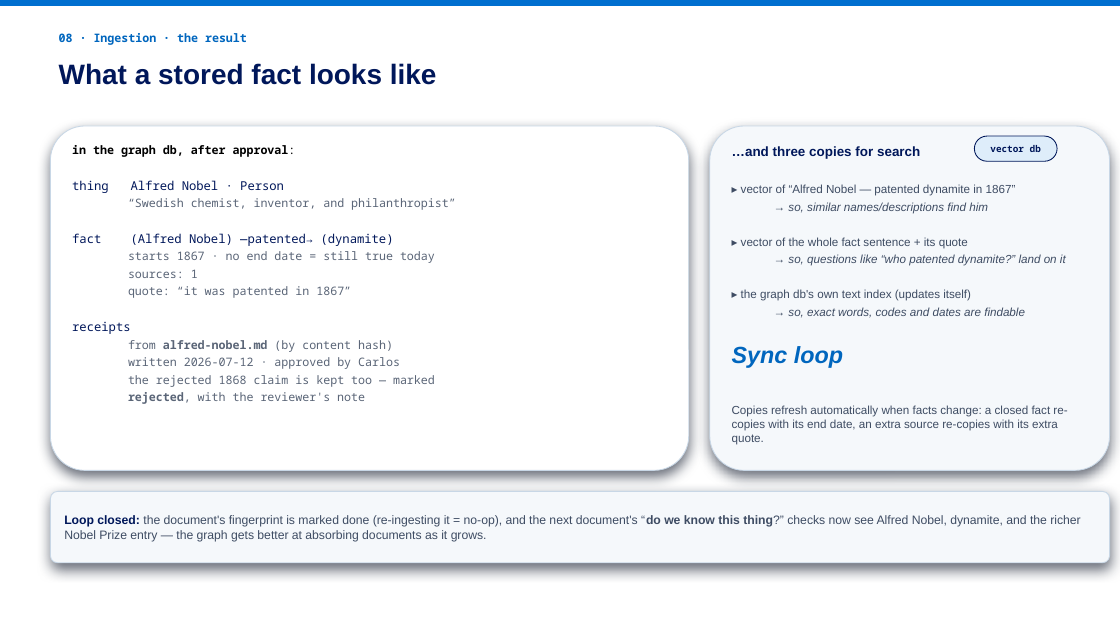
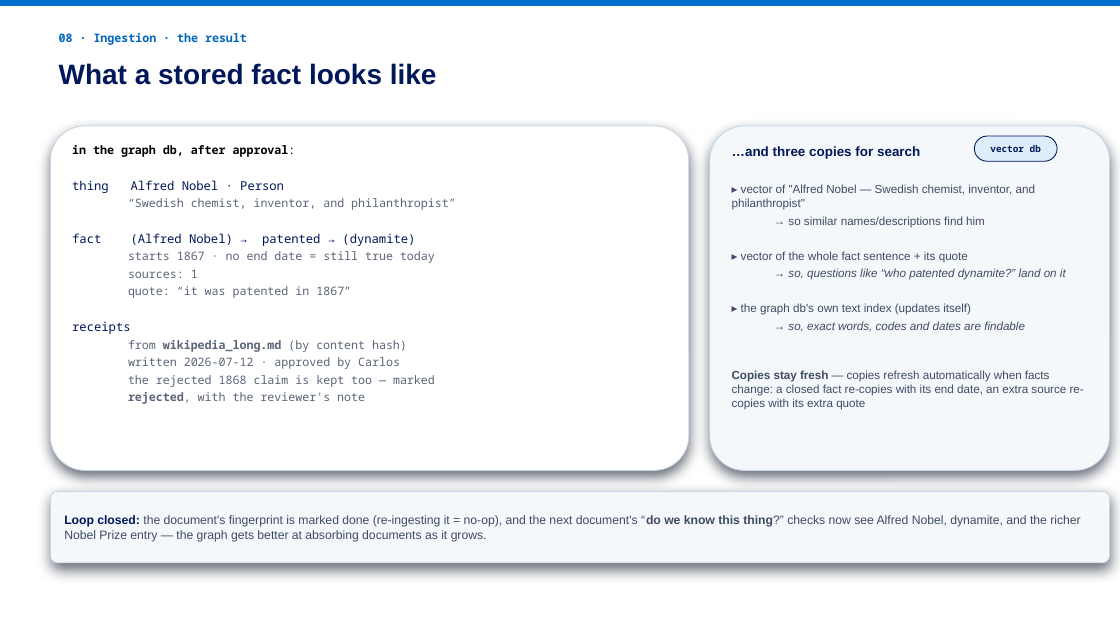
Before and after one commit to clsanc195/ks_ingestion_inference, a slide deck: slide 8 of docs/kgi-database-walkthrough.pptx. Drawn at 1120x630 pixels with LibreOffice and Linux fonts; fonts in the diff are those of the drawing. Boxes give left, top, right and bottom in pixels: in the first picture for what was removed or moved away, otherwise in the second. Text is boxed around its words. In the diff, an @@ line names an element or a change of style, - is before the commit and + after.

```diff
--- a/docs/kgi-database-walkthrough.pptx
+++ b/docs/kgi-database-walkthrough.pptx
@@ text in rounded rectangle at bbox=[732, 184, 1035, 228]: text changed @@
-▸ vector of “Alfred Nobel — patented dynamite in 1867”
-→ so, similar names/descriptions find him
+▸ vector of "Alfred Nobel — Swedish chemist, inventor, and philanthropist"
+→ so similar names/descriptions find him
@@ text in rounded rectangle at bbox=[72, 233, 415, 246]: text changed @@
-fact (Alfred Nobel) —patented→ (dynamite)
+fact (Alfred Nobel) → patented → (dynamite)
@@ text in rounded rectangle at bbox=[128, 340, 407, 352]: text changed @@
-from alfred-nobel.md (by content hash)
+from wikipedia_long.md (by content hash)
@@ text in rounded rectangle at bbox=[732, 370, 1084, 410]: text changed @@
-Sync loop
-Copies refresh automatically when facts change: a closed fact re-copies with its end date, an extra source re-copies with its extra quote.
+Copies stay fresh — copies refresh automatically when facts change: a closed fact re-copies with its end date, an extra source re-copies with its extra quote
```
Also in this commit, not shown: 3 other slides changed.
